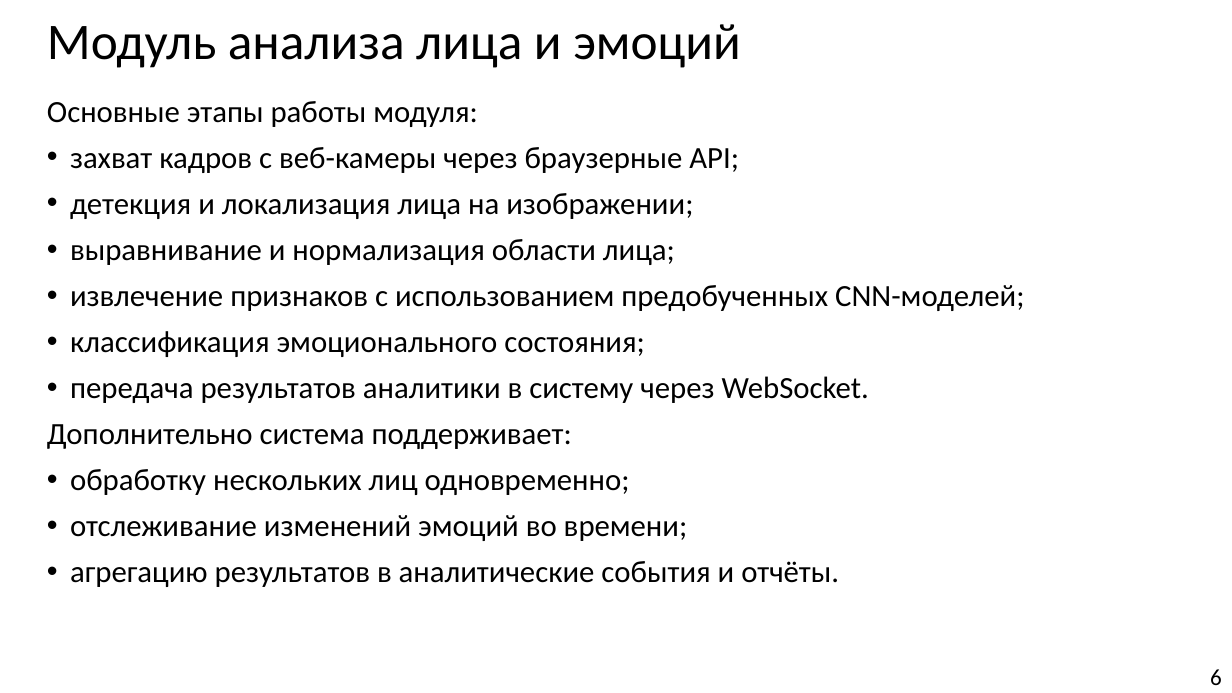
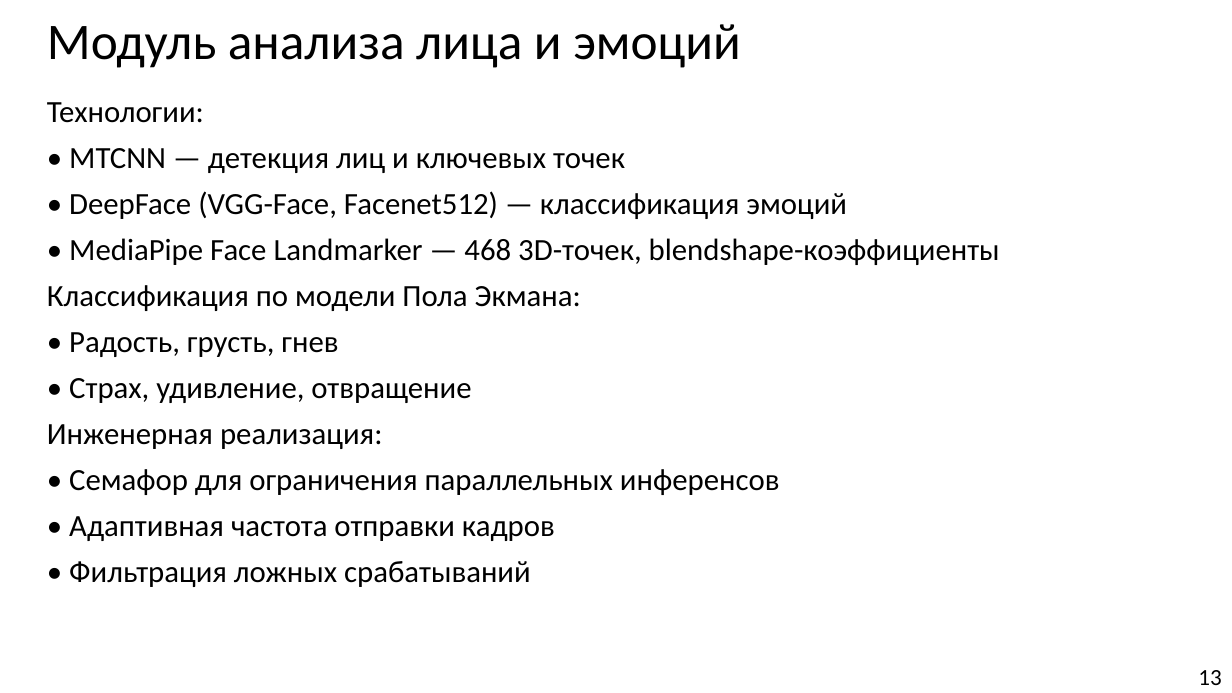
Before and after one commit to Hetsunya/diplom-docs, a slide deck: slide 13 of вкр/презентация по_преддипломной_практике_Демьянцев_Виталий_Владиславович_606_22 (1).pptx (slide 6 before the commit). Drawn at 1232x693 pixels with LibreOffice and Linux fonts; fonts in the diff are those of the drawing. Boxes give left, top, right and bottom in pixels: in the first picture for what was removed or moved away, otherwise in the second. Text is boxed around its words. In the diff, an @@ line names an element or a change of style, - is before the commit and + after.

```diff
--- a/вкр/презентация по_преддипломной_практике_Демьянцев_Виталий_Владиславович_606_22 (1).pptx
+++ b/вкр/презентация по_преддипломной_практике_Демьянцев_Виталий_Владиславович_606_22 (1).pptx
@@ text at (47,102,1000,587): text changed @@
-Основные этапы работы модуля:
-• захват кадров с веб-камеры через браузерные API;
-• детекция и локализация лица на изображении;
-• выравнивание и нормализация области лица;
-• извлечение признаков с использованием предобученных CNN-моделей;
-• классификация эмоционального состояния;
-• передача результатов аналитики в систему через WebSocket.
-Дополнительно система поддерживает:
-• обработку нескольких лиц одновременно;
-• отслеживание изменений эмоций во времени;
-• агрегацию результатов в аналитические события и отчёты.
+Технологии:
+• MTCNN — детекция лиц и ключевых точек
+• DeepFace (VGG-Face, Facenet512) — классификация эмоций
+• MediaPipe Face Landmarker — 468 3D-точек, blendshape-коэффициенты
+Классификация по модели Пола Экмана:
+• Радость, грусть, гнев
+• Страх, удивление, отвращение
+Инженерная реализация:
+• Семафор для ограничения параллельных инференсов
+• Адаптивная частота отправки кадров
+• Фильтрация ложных срабатываний
@@ page number at (1198,670,1221,685): text changed @@
-6
+13
```
Also in this commit, not shown: 7 other slides changed, 8 slides added, 6 slides removed, 4 other files.
